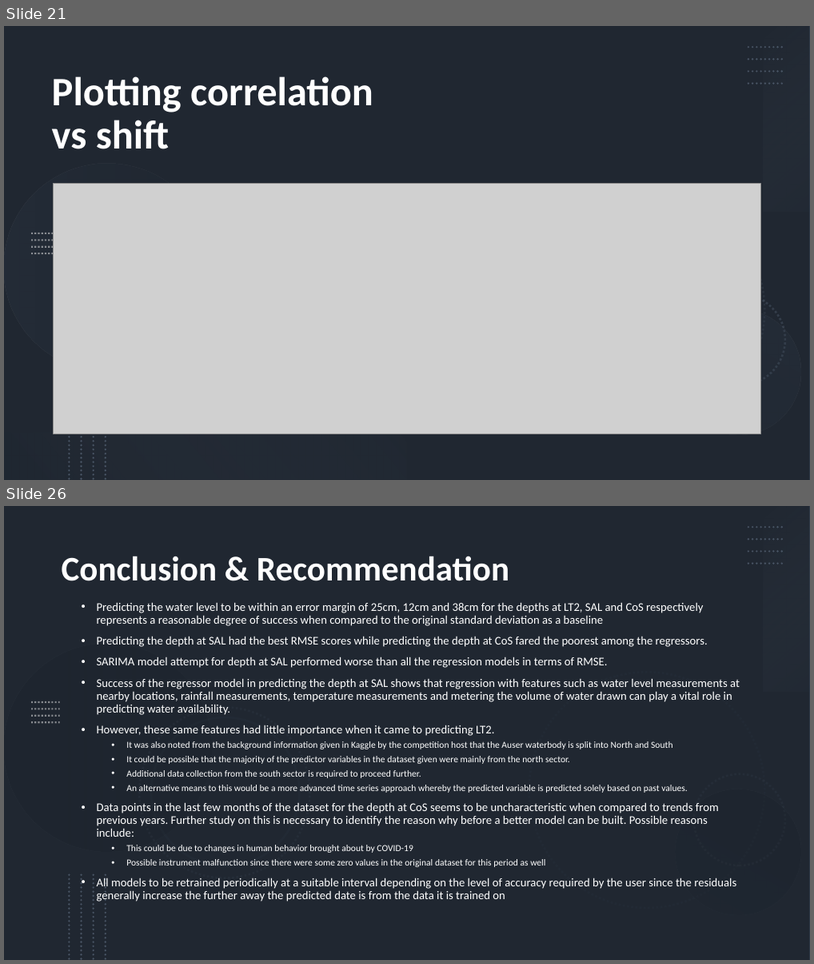
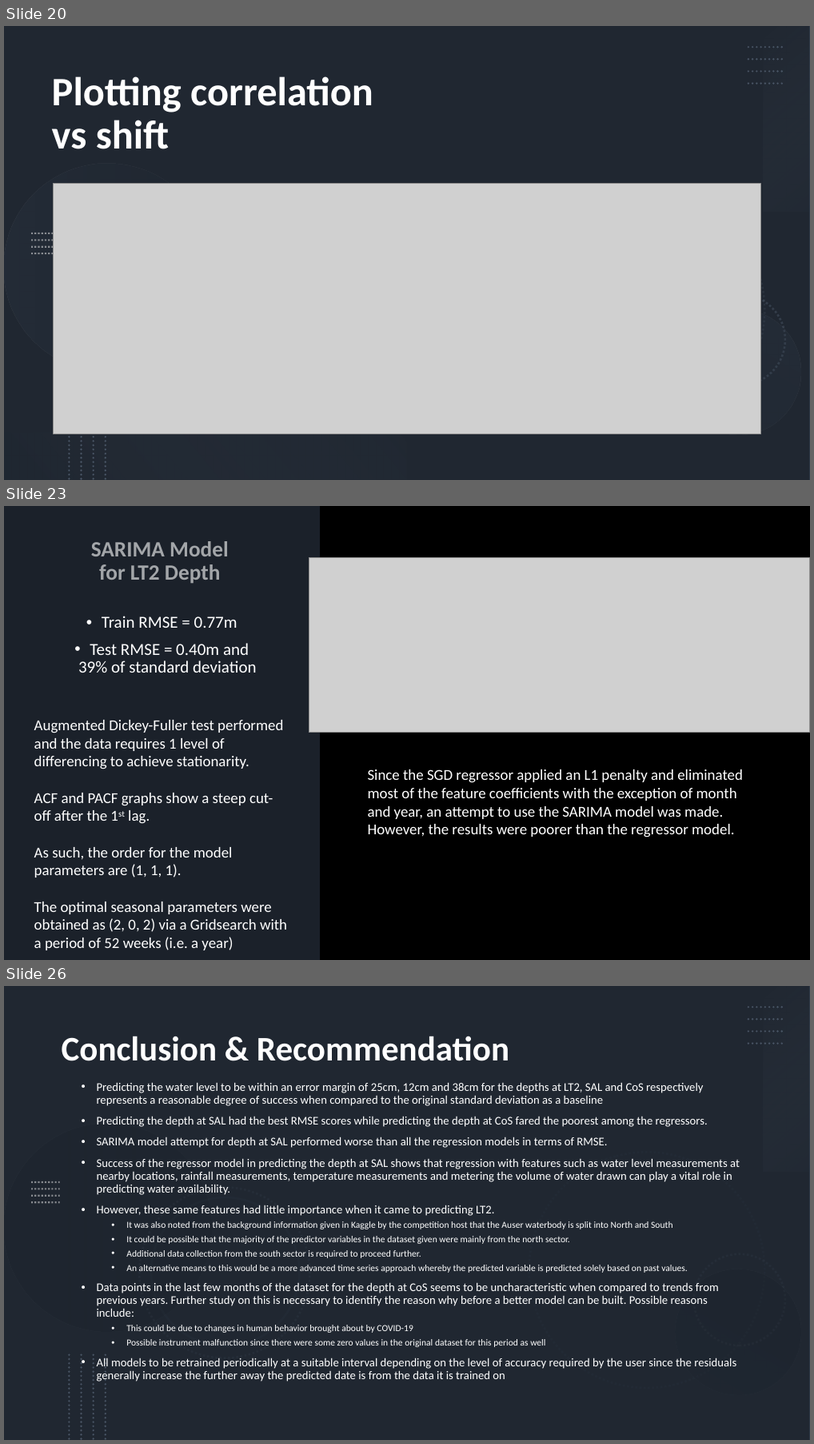
Before and after one commit to Jonathan-Goh88/dsiprojects, a slide deck: Capstone/Capstone Presentation.pptx. Shown one above the other, each under a label of ours: slides 21 and 26 before the commit, slides 20, 23 and 26 after it; the slides between them are not shown. The pictures are 814x964 and 814x1444 pixels, drawn with LibreOffice and Linux fonts; fonts in the diff are those of the drawing; grey boxes stand for pictures. Boxes give left, top, right and bottom in pixels: in the first picture for what was removed or moved away, otherwise in the second. Text is boxed around its words. In the diff, an @@ line names an element or a change of style, - is before the commit and + after.

```diff
--- a/Capstone/Capstone Presentation.pptx
+++ b/Capstone/Capstone Presentation.pptx
@@ slide 23 added at [4, 506, 810, 960], background #FFFFFF @@
@@ rectangle added at [4, 506, 810, 960], fill #000000 @@
@@ rectangle added at [4, 506, 320, 960], fill #44546A at 40% opacity @@
@@ text added at [91, 541, 229, 583], 26 pt, text #FFFFFF at 60% opacity, bold @@
+SARIMA Model for LT2 Depth
@@ picture added at [309, 558, 810, 732] @@
@@ text added at [78, 616, 256, 672], 20 pt, text #FFFFFF @@
+• Train RMSE = 0.77m
+• Test RMSE = 0.40m and 39% of standard deviation
@@ text added at [34, 720, 287, 950], 18 pt, text #FFFFFF @@
+Augmented Dickey-Fuller test performed and the data requires 1 level of differencing to achieve stationarity.
+ACF and PACF graphs show a steep cut-off after the 1st lag.
+As such, the order for the model parameters are (1, 1, 1).
+The optimal seasonal parameters were obtained as (2, 0, 2) via a Gridsearch with a period of 52 weeks (i.e. a year)
@@ text added at [368, 769, 743, 837], 18 pt, text #FFFFFF @@
+Since the SGD regressor applied an L1 penalty and eliminated most of the feature coefficients with the exception of month and year, an attempt to use the SARIMA model was made. However, the results were poorer than the regressor model.
@@ what was slide 21 is now slide 20 @@
```
Also in this commit, not shown: 5 slides changed, 1 slide removed.
